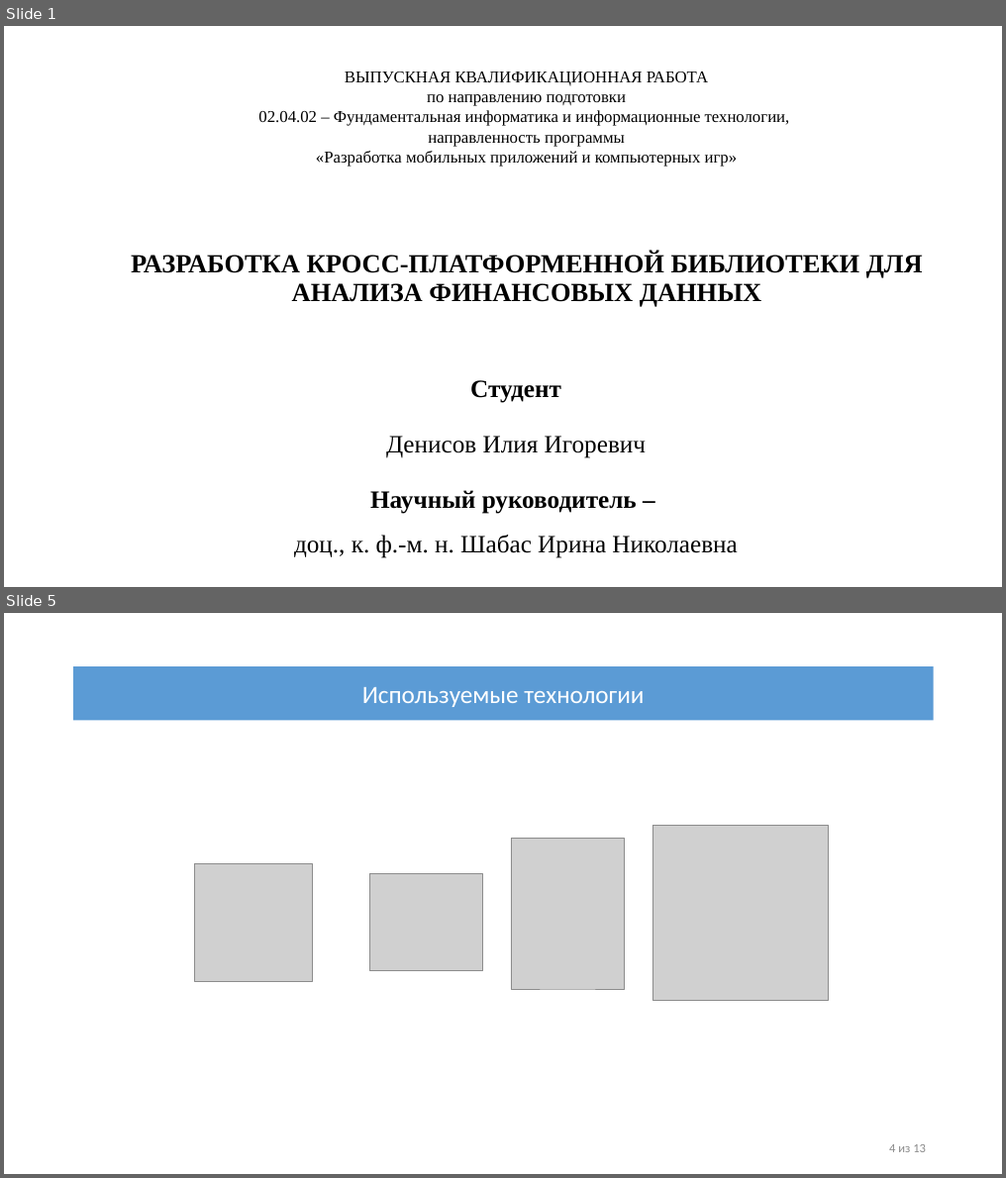
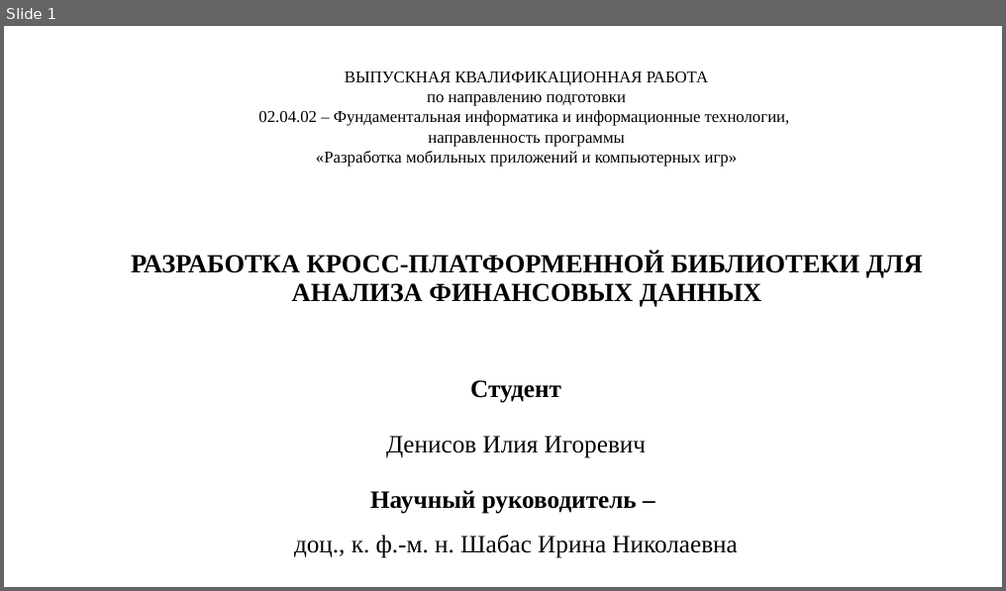
Before and after one commit to IliiaDenisov/masters-thesis, a slide deck: src/Презентация диплома.pptx. Shown one above the other, each under a label of ours: slides 1 and 5 before the commit, slide 1 after it; the slides between them are not shown. The pictures are 1006x1178 and 1006x591 pixels, drawn with LibreOffice and Linux fonts; fonts in the diff are those of the drawing; grey boxes stand for pictures. Boxes give left, top, right and bottom in pixels: in the first picture for what was removed or moved away, otherwise in the second. Text is boxed around its words. In the diff, an @@ line names an element or a change of style, - is before the commit and + after.

```diff
--- a/src/Презентация диплома.pptx
+++ b/src/Презентация диплома.pptx
@@ slide 5 removed at <box>4,613,1002,1174</box>, background #FFFFFF @@
@@ rectangle removed at <box>73,666,933,721</box> @@
-Используемые технологии
@@ picture removed at <box>511,839,624,989</box> @@
@@ picture removed at <box>652,825,828,1000</box> @@
@@ picture removed at <box>195,863,313,982</box> @@
@@ picture removed at <box>370,873,483,971</box> @@
@@ text removed at <box>889,1145,926,1153</box> @@
-4 из 13
```
Also in this commit, not shown: 14 slides changed, 4 slides added, 1 other slide removed.
